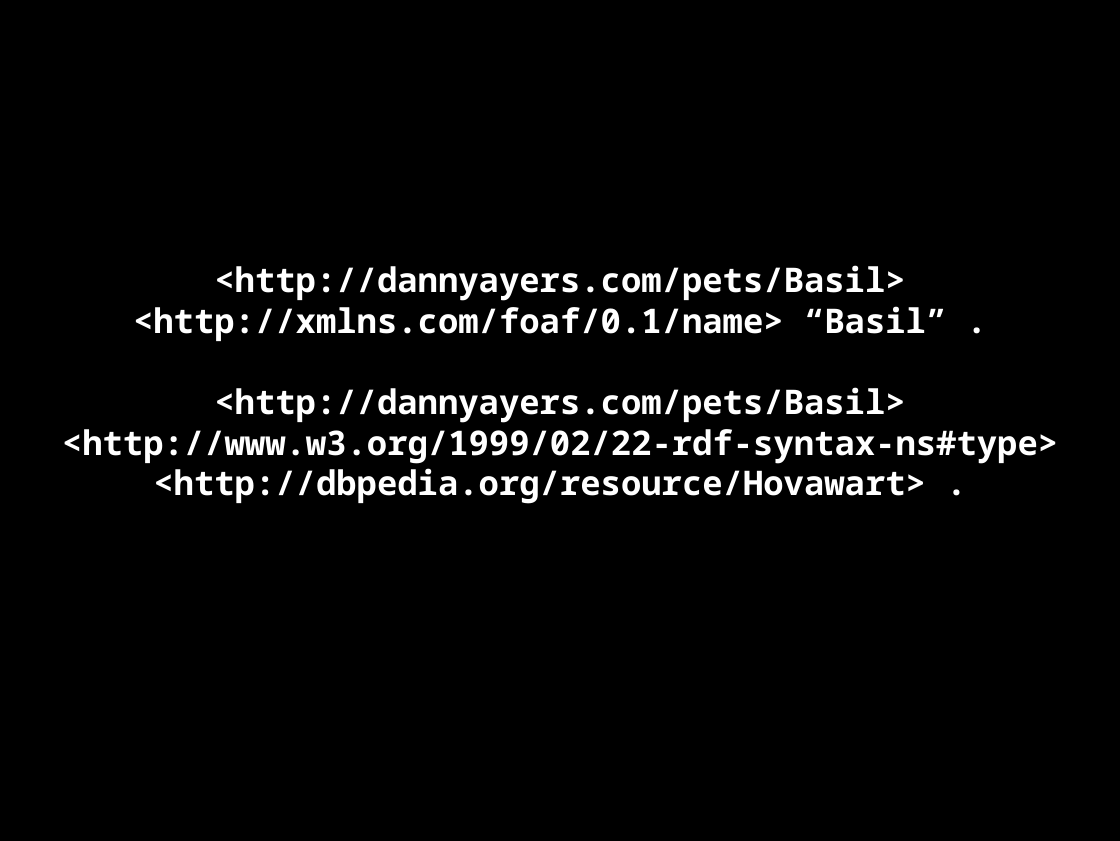
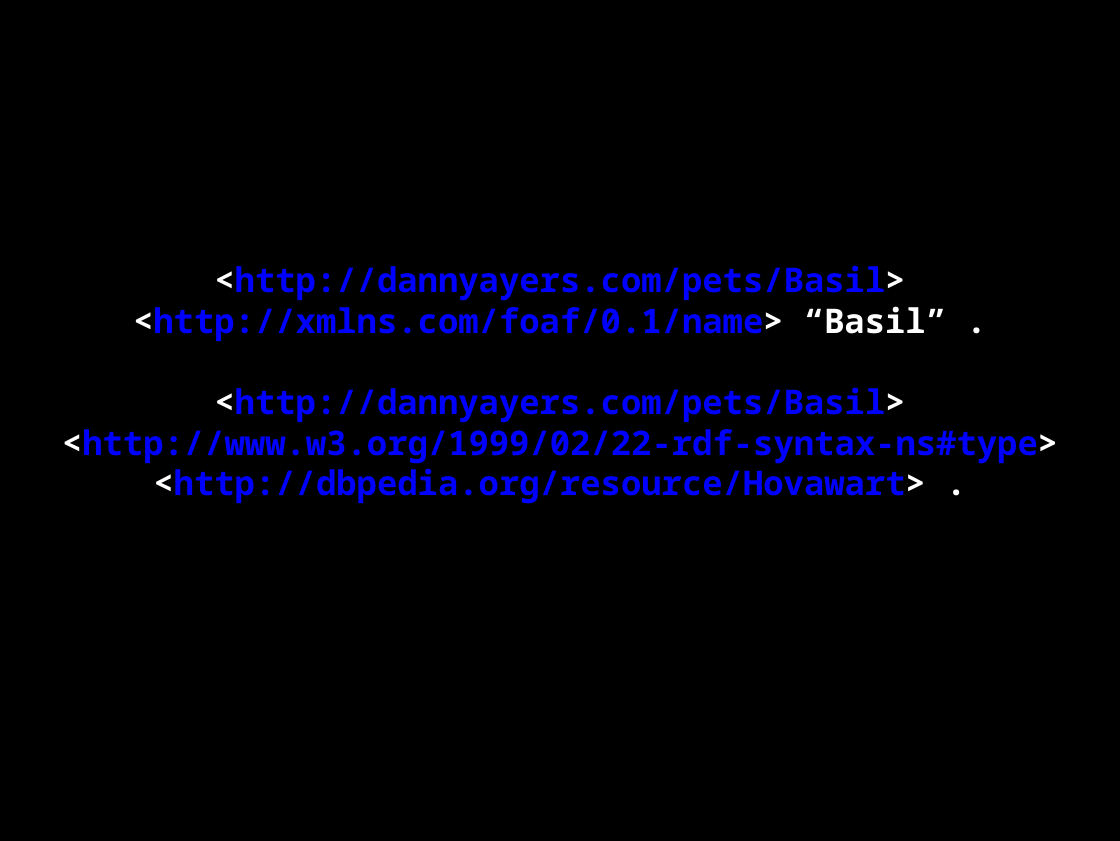
Before and after one commit to danja/hyperdata-2015, a slide deck: slide 49 of docs/salzburg/slides.odp (slide 43 before the commit). Drawn at 1120x841 pixels with LibreOffice and Linux fonts; fonts in the diff are those of the drawing. Boxes give left, top, right and bottom in pixels: in the first picture for what was removed or moved away, otherwise in the second. Text is boxed around its words. In the diff, an @@ line names an element or a change of style, - is before the commit and + after.

```diff
--- a/docs/salzburg/slides.odp
+++ b/docs/salzburg/slides.odp
@@ subtitle "<http://dannyayers.com/pets/Basil> <http://xmlns.com/foaf/0. ..." at bbox=[62, 265, 1058, 504]: text colour #FFFFFF to #0000FF @@
```
Also in this commit, not shown: 13 other slides changed, 11 slides added, 11 other files.
